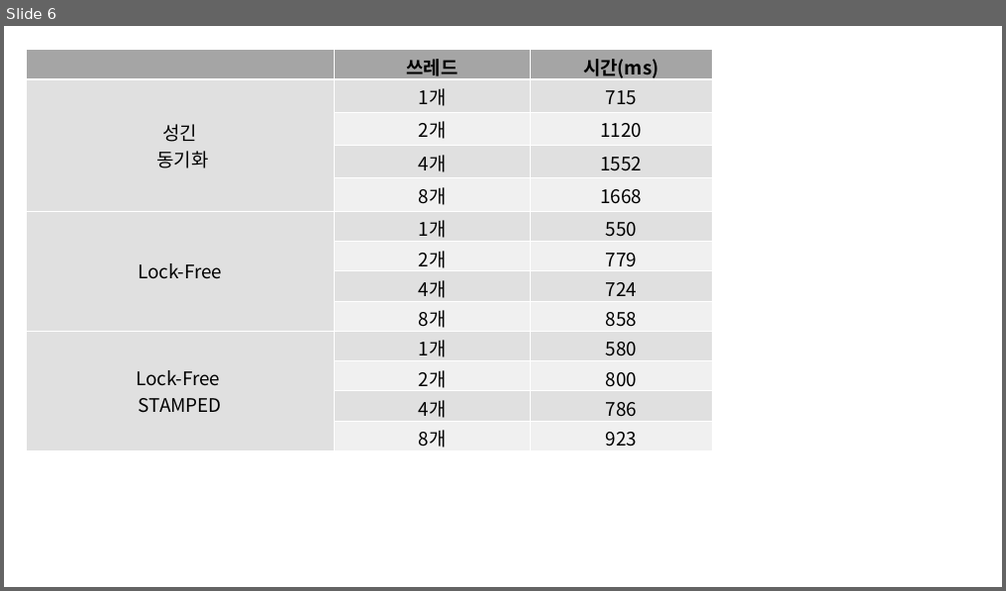
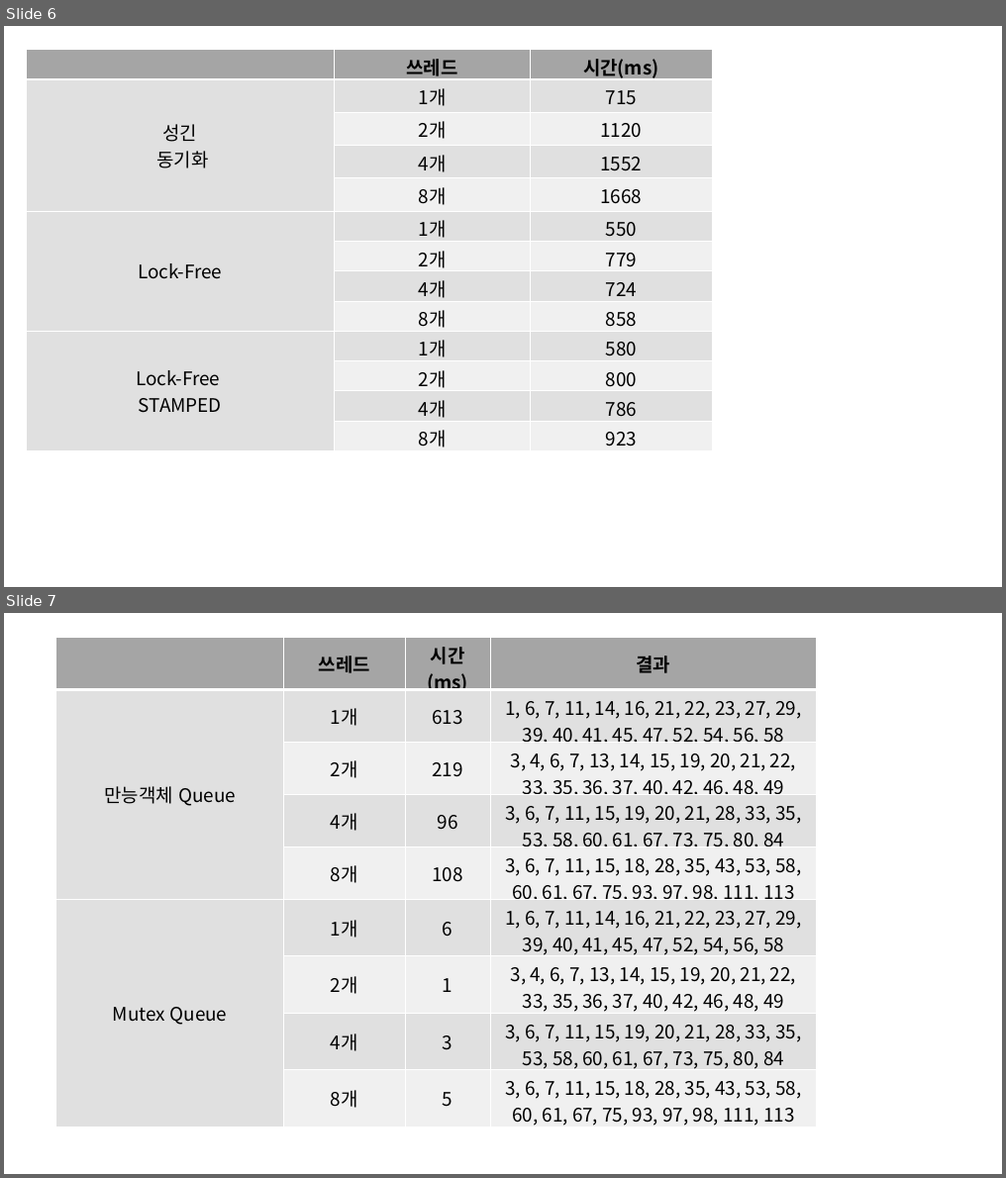
Before and after one commit to scoke0801/2021_Multicore, a slide deck: 표정리.pptx. Shown one above the other, each under a label of ours: slide 6 before the commit, slides 6 and 7 after it. The pictures are 1006x591 and 1006x1178 pixels, drawn with LibreOffice and Linux fonts; fonts in the diff are those of the drawing. Boxes give left, top, right and bottom in pixels: in the first picture for what was removed or moved away, otherwise in the second. Text is boxed around its words. In the diff, an @@ line names an element or a change of style, - is before the commit and + after.

```diff
--- a/표정리.pptx
+++ b/표정리.pptx
@@ slide 7 added at <box>4,613,1002,1174</box>, background #FFFFFF @@
@@ table added at <box>56,638,817,1130</box>, 9 rows, 4 columns @@
+ | 쓰레드 | 시간(ms) | 결과
+만능객체 Queue | 1개 | 613 | 1, 6, 7, 11, 14, 16, 21, 22, 23, 27, 29, 39, 40, 41, 45, 47, 52, 54, 56, 58
+ | 2개 | 219 | 3, 4, 6, 7, 13, 14, 15, 19, 20, 21, 22, 33, 35, 36, 37, 40, 42, 46, 48, 49
+ | 4개 | 96 | 3, 6, 7, 11, 15, 19, 20, 21, 28, 33, 35, 53, 58, 60, 61, 67, 73, 75, 80, 84
+ | 8개 | 108 | 3, 6, 7, 11, 15, 18, 28, 35, 43, 53, 58, 60, 61, 67, 75, 93, 97, 98, 111, 113
+Mutex Queue | 1개 | 6 | 1, 6, 7, 11, 14, 16, 21, 22, 23, 27, 29, 39, 40, 41, 45, 47, 52, 54, 56, 58
+ | 2개 | 1 | 3, 4, 6, 7, 13, 14, 15, 19, 20, 21, 22, 33, 35, 36, 37, 40, 42, 46, 48, 49
+ | 4개 | 3 | 3, 6, 7, 11, 15, 19, 20, 21, 28, 33, 35, 53, 58, 60, 61, 67, 73, 75, 80, 84
+ | 8개 | 5 | 3, 6, 7, 11, 15, 18, 28, 35, 43, 53, 58, 60, 61, 67, 75, 93, 97, 98, 111, 113
```
Also in this commit, not shown: 6 other files.
